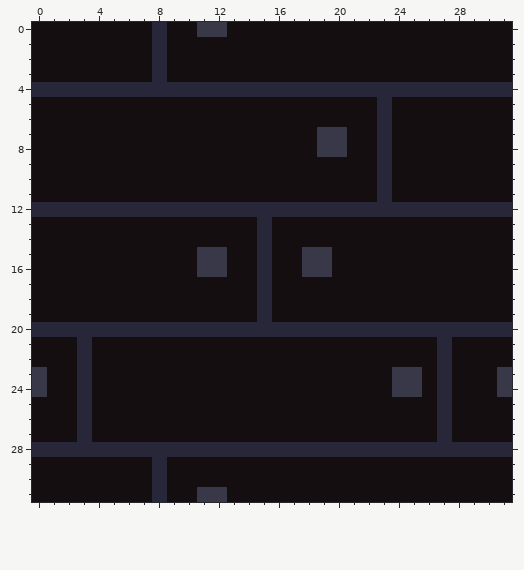
Pixel-art sprite -- sprite/floor.png. This is how it looked before the edit.
Rulers count pixels.
After:
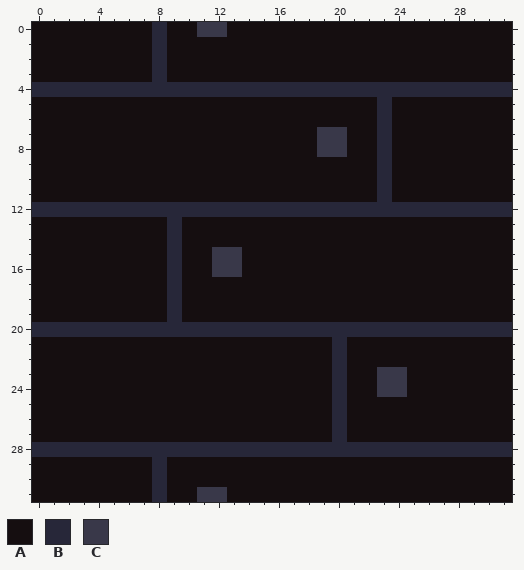
Palette (. is transparent): A #150e10  B #272739  C #393849
Diff:
file 32x32 -> 64x64 pixels (blocks of 1x1 -> 2x2; one block is one cell here)
y 13..14: x 9 A -> B; x 15 B -> A
y 15..16: x 9 A -> B; x 11 C -> A; x 13 A -> C; x 15 B -> A; x 18..19 CC -> AA
y 17..19: x 9 A -> B; x 15 B -> A
y 21..22: x 3 B -> A; x 20 A -> B; x 27 B -> A
y 23..24: x 0 C -> A; x 3 B -> A; x 20 A -> B; x 23 A -> C; x 25 C -> A; x 27 B -> A; x 31 C -> A
y 25..27: x 3 B -> A; x 20 A -> B; x 27 B -> A
Boxes around the changes in both pictures, in picture pixels (x1, y1, x2, y2):
changed: (167, 217, 512, 442)
changed: (32, 337, 92, 442)
